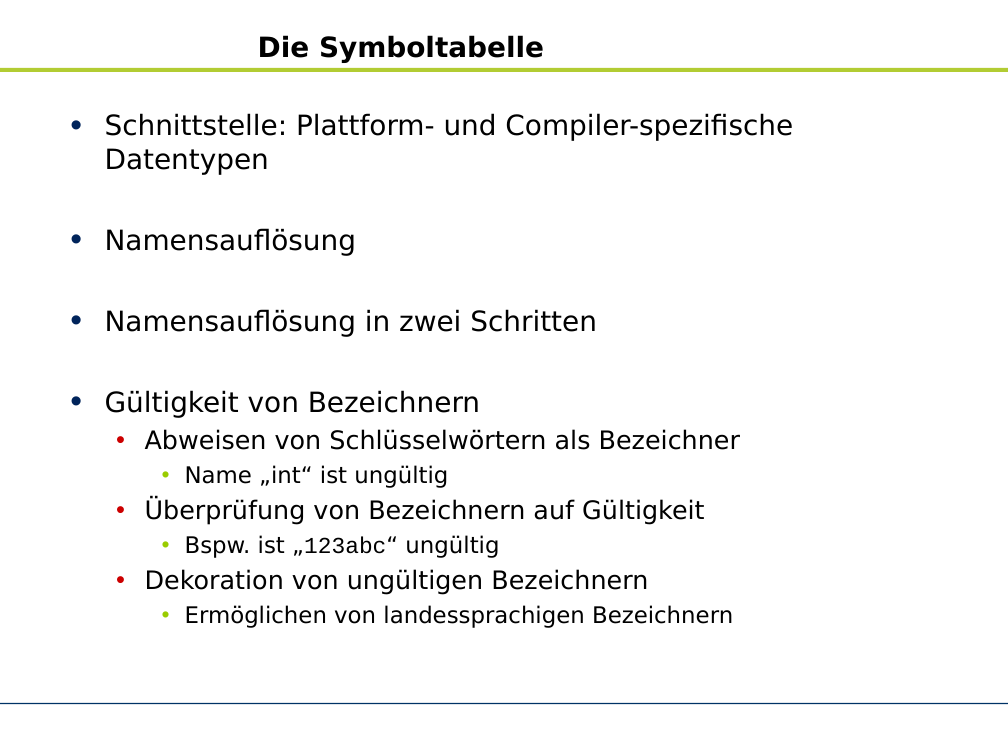
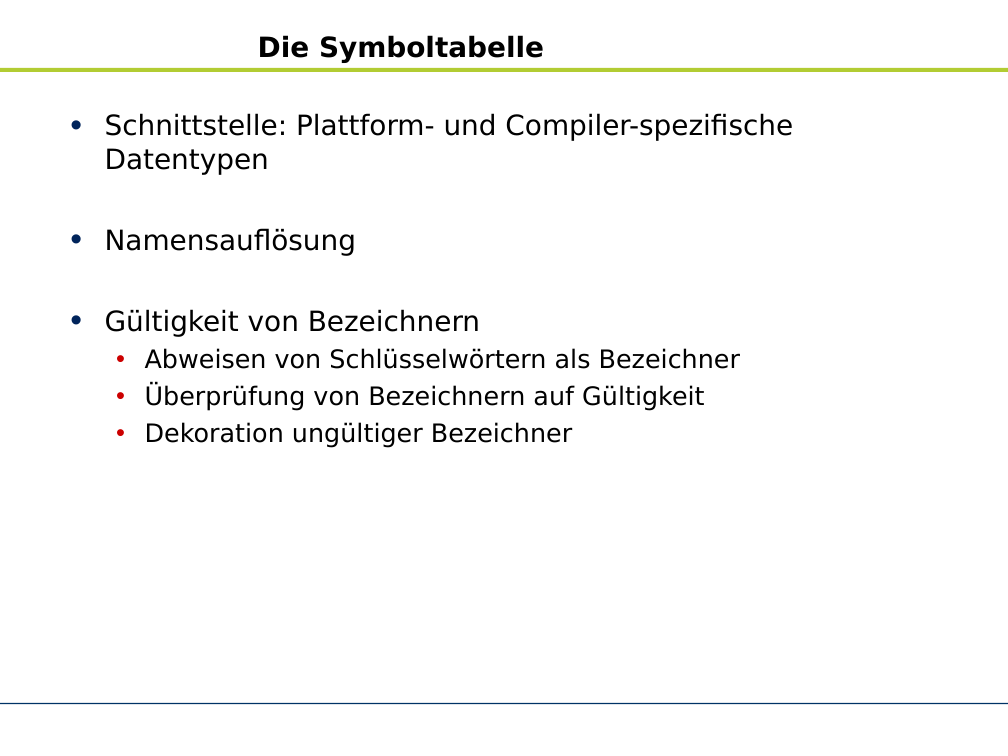
Before and after one commit to zhongxinhua/sose10-swp-uebersetzerbau, a slide deck: slide 25 of trunk/dokumentation/rk-kundenpraesentation/rk-kundenpraesentation.odp (slide 26 before the commit). Drawn at 1008x756 pixels with LibreOffice and Linux fonts; fonts in the diff are those of the drawing; background and template pictures are left out. Boxes give left, top, right and bottom in pixels: in the first picture for what was removed or moved away, otherwise in the second. Text is boxed around its words. In the diff, an @@ line names an element or a change of style, - is before the commit and + after.

```diff
--- a/trunk/dokumentation/rk-kundenpraesentation/rk-kundenpraesentation.odp
+++ b/trunk/dokumentation/rk-kundenpraesentation/rk-kundenpraesentation.odp
@@ text at (x1=105, y1=309, x2=597, y2=337): paragraph removed @@
-• Namensauflösung in zwei Schritten
@@ text at (x1=145, y1=422, x2=572, y2=448): text changed; size 18 to 20 pt @@
-    • Bspw. ist „123abc“ ungültig
-  • Dekoration von ungültigen Bezeichnern
-    • Ermöglichen von landessprachigen Bezeichnern
+  • Dekoration ungültiger Bezeichner
@@ text at (x1=185, y1=465, x2=448, y2=488): paragraph removed @@
-    • Name „int“ ist ungültig
```
Also in this commit, not shown: 15 other slides changed, 6 slides added, 7 slides removed, 1 other file.
